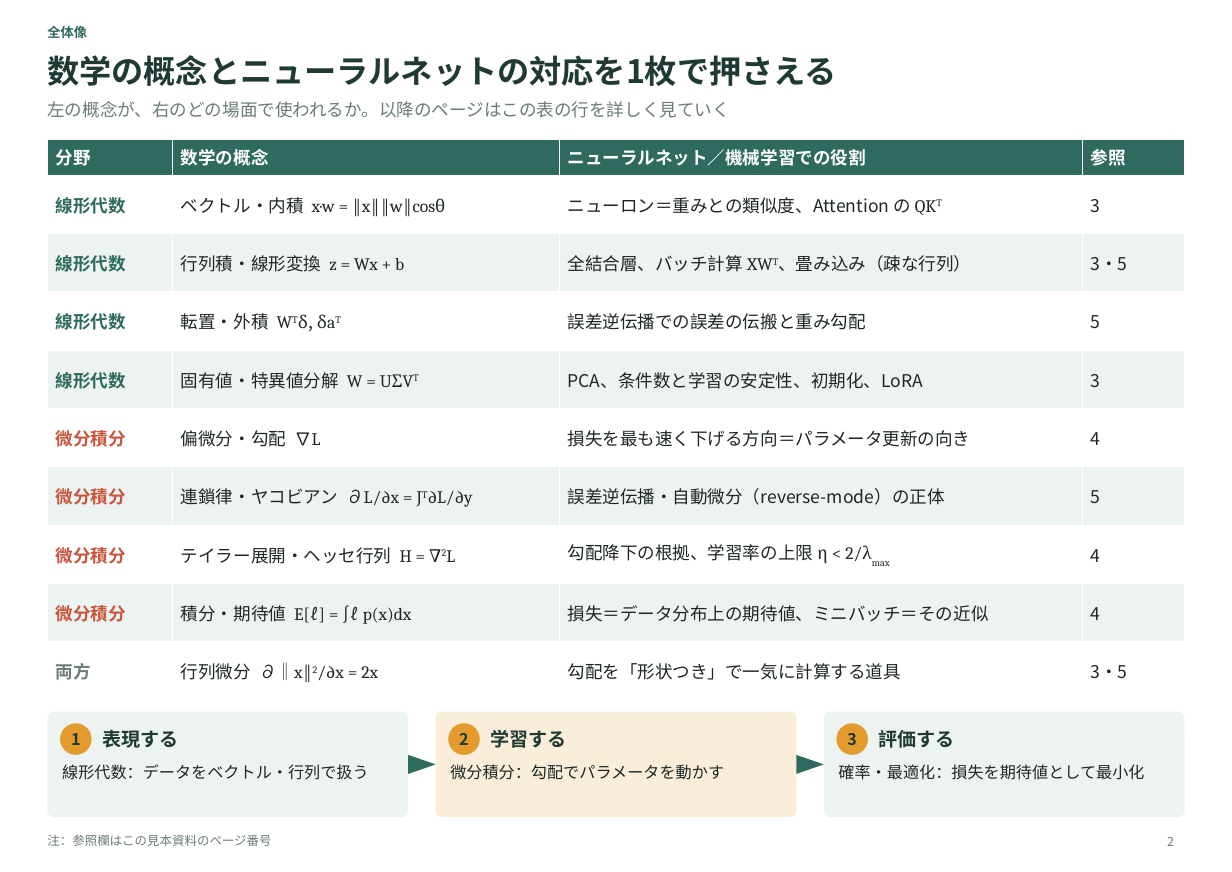
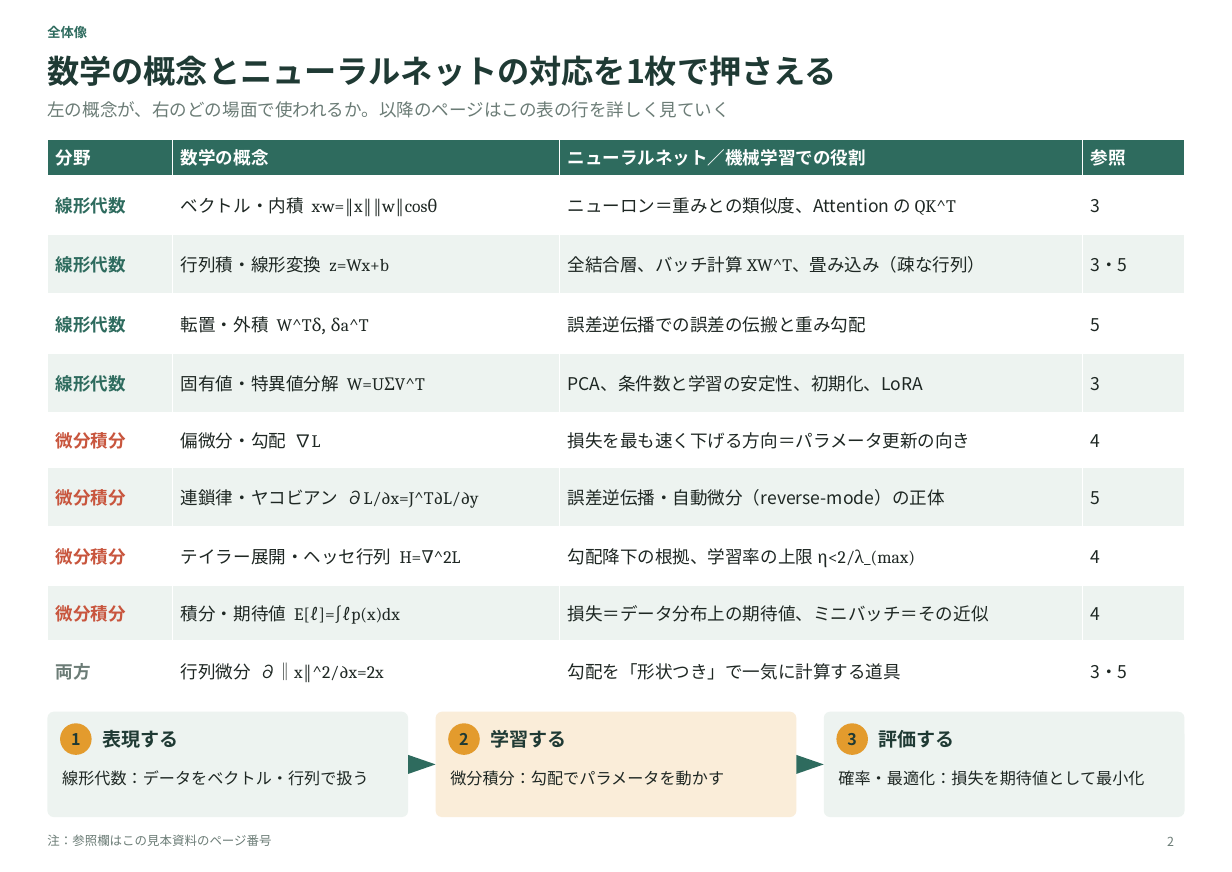
Before and after one commit to sibyl2501/claude_pptx_making, a slide deck: slide 2 of dist/nn_math.pptx. Drawn at 1232x872 pixels with LibreOffice and Linux fonts; fonts in the diff are those of the drawing. Boxes give left, top, right and bottom in pixels: in the first picture for what was removed or moved away, otherwise in the second. Text is boxed around its words. In the diff, an @@ line names an element or a change of style, - is before the commit and + after.

```diff
--- a/dist/nn_math.pptx
+++ b/dist/nn_math.pptx
@@ table at (47,139,1185,684) @@
-row 2, column 2: ベクトル・内積 x·w = ‖x‖‖w‖cosθ
+row 2, column 2: ベクトル・内積 x·w=‖x‖‖w‖cosθ
-row 2, column 3: ニューロン＝重みとの類似度、Attention の QKT
+row 2, column 3: ニューロン＝重みとの類似度、Attention の QK^T
-row 3, column 2: 行列積・線形変換 z = Wx + b
+row 3, column 2: 行列積・線形変換 z=Wx+b
-row 3, column 3: 全結合層、バッチ計算 XWT、畳み込み（疎な行列）
+row 3, column 3: 全結合層、バッチ計算 XW^T、畳み込み（疎な行列）
-row 4, column 2: 転置・外積 WTδ, δaT
+row 4, column 2: 転置・外積 W^Tδ, δa^T
-row 5, column 2: 固有値・特異値分解 W = UΣVT
+row 5, column 2: 固有値・特異値分解 W=UΣV^T
-row 7, column 2: 連鎖律・ヤコビアン ∂L/∂x = JT∂L/∂y
+row 7, column 2: 連鎖律・ヤコビアン ∂L/∂x=J^T∂L/∂y
-row 8, column 2: テイラー展開・ヘッセ行列 H = ∇2L
+row 8, column 2: テイラー展開・ヘッセ行列 H=∇^2L
-row 8, column 3: 勾配降下の根拠、学習率の上限 η < 2/λmax
+row 8, column 3: 勾配降下の根拠、学習率の上限 η<2/λ_(max)
-row 9, column 2: 積分・期待値 E[ℓ] = ∫ℓ p(x)dx
+row 9, column 2: 積分・期待値 E[ℓ]=∫ℓp(x)dx
-row 10, column 2: 行列微分 ∂‖x‖2/∂x = 2x
+row 10, column 2: 行列微分 ∂‖x‖^2/∂x=2x
@@ line spacing 1 to 1.3 in 3 elements at (62,770,369,786), (450,770,724,786), (838,770,1144,786) @@
```
Also in this commit, not shown: 4 other slides changed, 25 other files.
